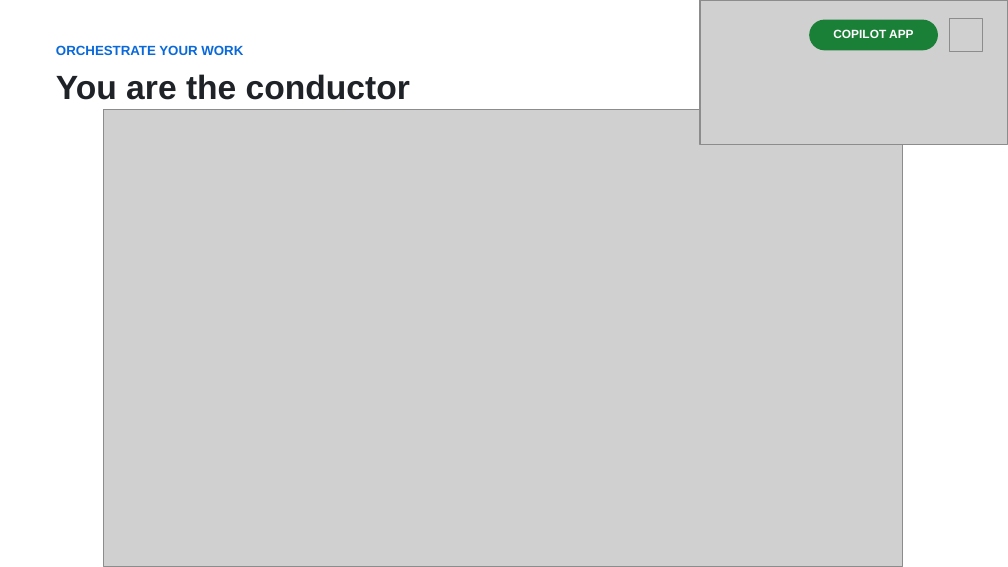
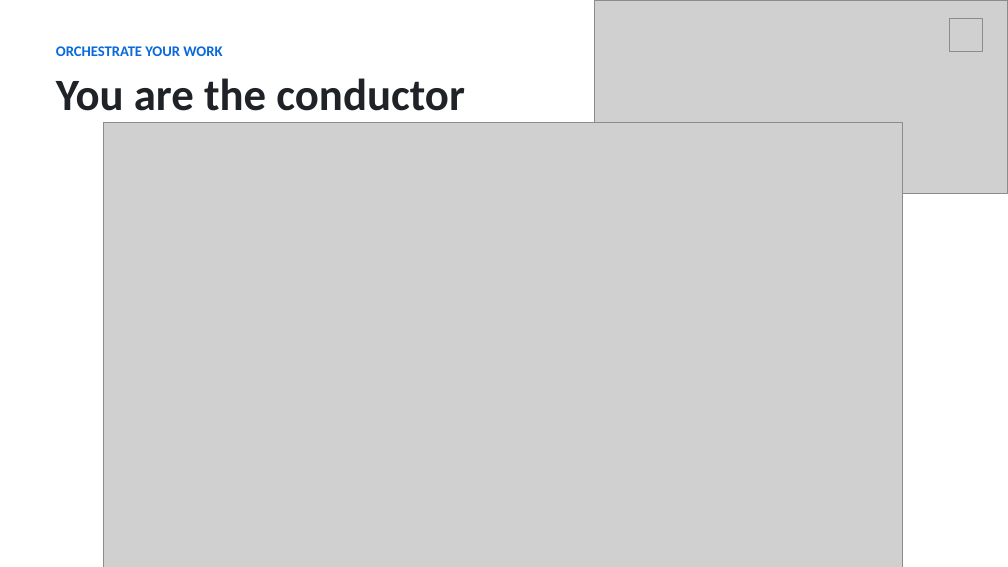
Before and after one commit to DanWahlin/housing-market-demo, a slide deck: slide 6 of talk/copilot-app-put-ai-agents-to-work.pptx (slide 7 before the commit). Drawn at 1008x567 pixels with LibreOffice and Linux fonts; fonts in the diff are those of the drawing; grey boxes stand for pictures. Boxes give left, top, right and bottom in pixels: in the first picture for what was removed or moved away, otherwise in the second. Text is boxed around its words. In the diff, an @@ line names an element or a change of style, - is before the commit and + after.

```diff
--- a/talk/copilot-app-put-ai-agents-to-work.pptx
+++ b/talk/copilot-app-put-ai-agents-to-work.pptx
@@ picture: place and size @@
-picture at box(700, 0, 1008, 144)
+picture at box(595, 0, 1008, 194)
@@ rounded rectangle removed at box(809, 19, 938, 50) @@
@@ text removed at box(833, 29, 913, 38) @@
-COPILOT APP
@@ text "ORCHESTRATE YOUR WORK" at box(56, 46, 222, 56): size 9.5 to 10.5 pt, font Arial to Calibri @@
@@ text "You are the conductor" at box(56, 78, 465, 111): size 24 to 32 pt, font Arial to Calibri @@
@@ picture: place and size @@
-picture at box(104, 109, 903, 566)
+picture at box(104, 123, 903, 567)
```
Also in this commit, not shown: 13 other slides changed, 1 slide added, 2 slides removed.
